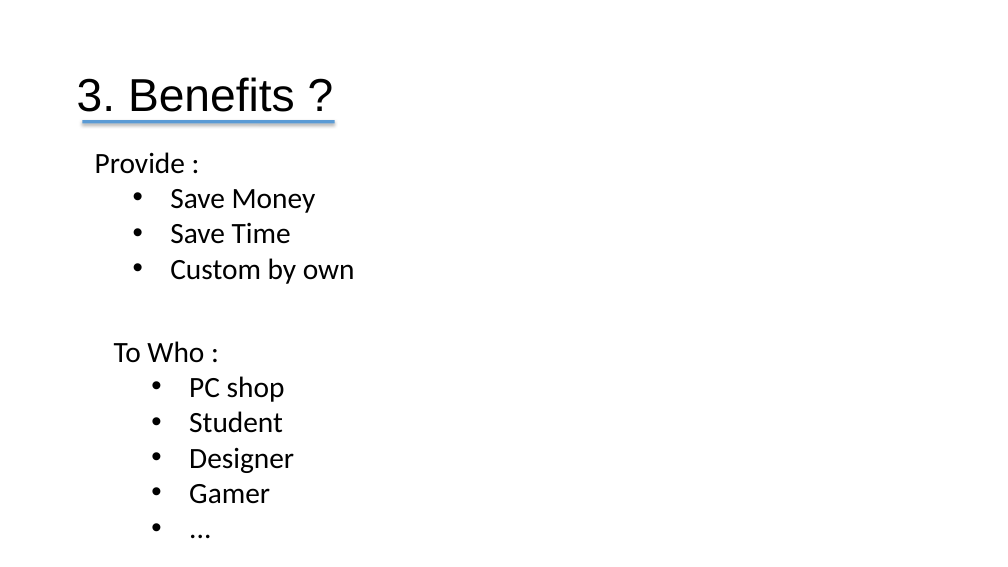
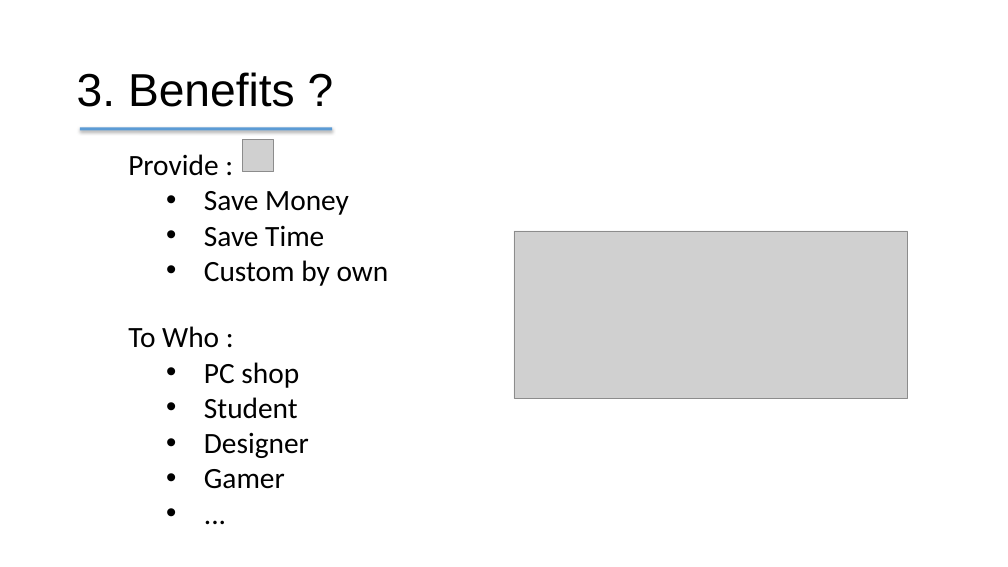
Before and after one commit to TithSambath/Web-Project-Y3, a slide deck: slide 5 of Presentation1.pptx. Drawn at 1008x567 pixels with LibreOffice and Linux fonts; fonts in the diff are those of the drawing; grey boxes stand for pictures. Boxes give left, top, right and bottom in pixels: in the first picture for what was removed or moved away, otherwise in the second. Text is boxed around its words. In the diff, an @@ line names an element or a change of style, - is before the commit and + after.

```diff
--- a/Presentation1.pptx
+++ b/Presentation1.pptx
@@ text "3. Benefits ?": place and size @@
-text "3. Benefits ?" at (77, 77, 295, 112)
+text "3. Benefits ?" at (77, 72, 295, 107)
@@ line moved from (82, 122) - (335, 122) to (80, 129) - (332, 129) @@
@@ text "Provide :": place and size @@
-text "Provide :" at (95, 152, 355, 284)
+text "Provide :" at (128, 154, 389, 286)
@@ picture added at (242, 140, 274, 172) @@
@@ picture added at (514, 231, 908, 399) @@
@@ text "To Who :": place and size @@
-text "To Who :" at (114, 341, 294, 504)
+text "To Who :" at (128, 326, 309, 489)
```
Also in this commit, not shown: 5 other slides changed.
